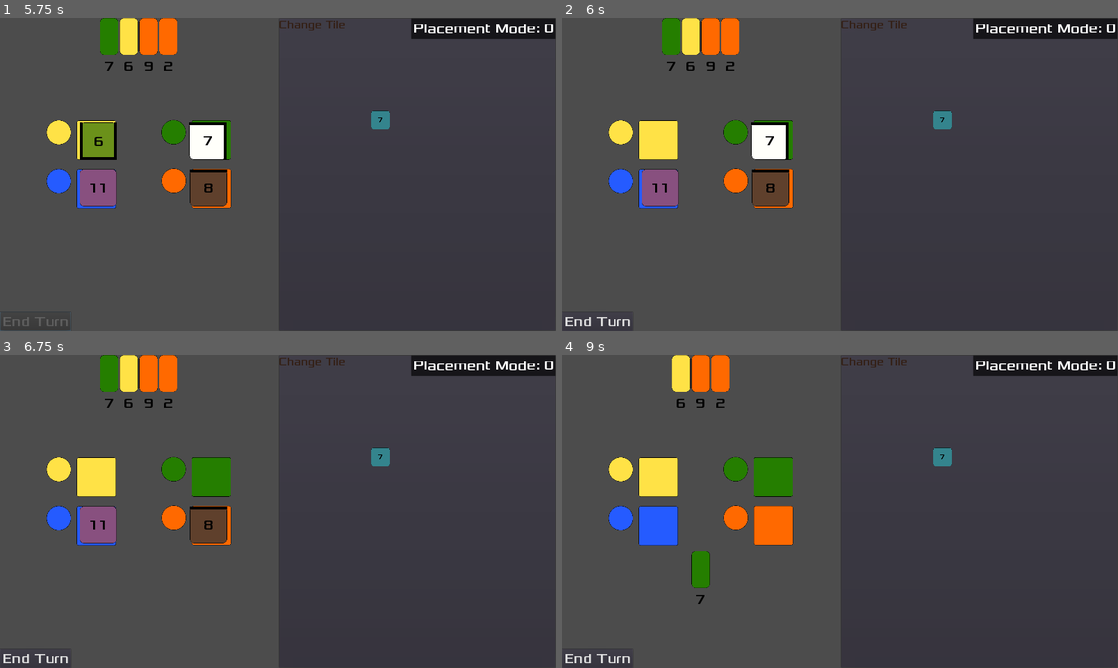
Above: before the commit, frames 1-4 (two rows, left to right).
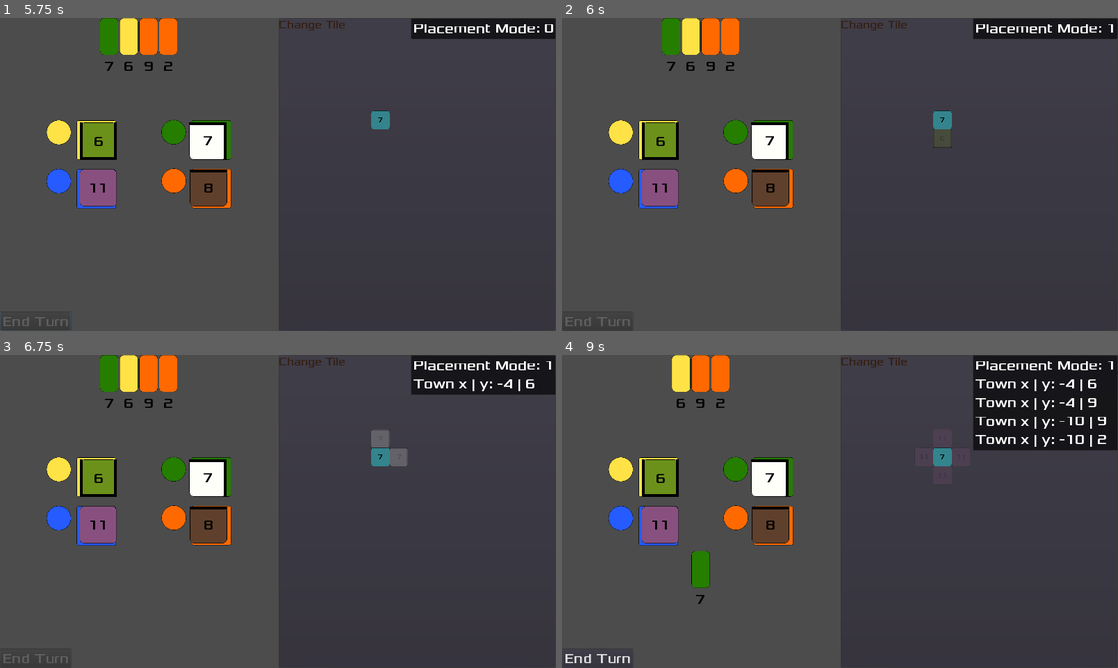
Above: after the commit, the same moments.

Repository: Structed/alcaramba
Game: Godot game, scene res://Drawable/MainMenu/MainMenu.tscn
The game is run twice, just before and just after one commit, with the same random seed, the same clock (stepped at 60 frames per second) and the same inputs.
Inputs (mouse positions are in pixels of both pictures, inside the frame that each line leads up to):
- Up to frame 1 (5.75 s): click "New Game" at 0.5 s; click "Start Game" at 1.25 s; click (100, 140) at 2 s; click (205, 140) at 2.75 s; click (211, 187) at 3.5 s; click (100, 187) at 4.25 s; click "End Turn" at 5 s
- Up to frame 2 (6 s): click "6" at 5.75 s
- Up to frame 3 (6.75 s): click "7" at 6.5 s
- Up to frame 4 (9 s): click "8" at 7.25 s; click "11" at 8 s; click "7" at 8.75 s

Frame 1 is identical in both runs. In frame 2, 1.0% of the frame differs, in the area x 0-100%, y 2-99%; in frame 3, 3.6%; in frame 4, 9.3%, in the area x 14-100%, y 2-61%.
Error after the commit: Invalid get index '_id' (on base: 'Nil'). (res://Drawable/Town/Town.gd:213)

Commit message:
Implemented placing tiel from market to town

Diff:
--- a/src/alcaramba/Drawable/Game/Game.gd
+++ b/src/alcaramba/Drawable/Game/Game.gd
@@ -1,8 +1,29 @@
 extends Node
+
+onready var _town = get_node("%Town")
+
+var _selected_tile: TileCardDrawable
 
 # Called when the node enters the scene tree for the first time.
 func _ready():
 
 	OverlayDebugInfo.set_horizontal_align_right()
 	OverlayDebugInfo.set_vertical_align_top()
-	pass
+
+
+	$Market.get_node("TileMarket").connect("tile_card_selected", self, "_on_tile_card_selected")
+
+
+func _on_tile_card_selected(card_node: TileCardDrawable):
+	_selected_tile = card_node
+	if _town.is_connected("tile_placed", self, "_on_tile_placed"):
+		_town.disconnect("tile_placed", self, "_on_tile_placed")
+	_town.connect("tile_placed", self, "_on_tile_placed")
+	_town.receive_tile(card_node)
+	$Market.self_modulate.a = 0.5
+
+
+func _on_tile_placed(card_node: TileCard):
+	Global.active_player.tile_cards_yard.add_card(card_node)
+	_selected_tile._card_info = null
+	_selected_tile.visible = false
--- a/src/alcaramba/Drawable/Game/Game.tscn
+++ b/src/alcaramba/Drawable/Game/Game.tscn
@@ -15,11 +15,12 @@
 margin_right = 958.0
 margin_bottom = 1080.0
 
-[node name="PanelContainer" type="PanelContainer" parent="."]
+[node name="TownPanelContainer" type="PanelContainer" parent="."]
 margin_left = 962.0
 margin_right = 1920.0
 margin_bottom = 1080.0
 size_flags_horizontal = 3
 size_flags_vertical = 3
 
-[node name="TileMap" parent="PanelContainer" instance=ExtResource( 3 )]
+[node name="Town" parent="TownPanelContainer" instance=ExtResource( 3 )]
+unique_name_in_owner = true
--- a/src/alcaramba/Drawable/Market/TileMarket.gd
+++ b/src/alcaramba/Drawable/Market/TileMarket.gd
@@ -2,6 +2,9 @@
 
 
 const MAX_TILE_MARKET_CARDS = 4
+
+# Receives a `TileCardDrawable`
+signal tile_card_selected
 
 var tile_card_scene = preload("res://Drawable/Card/TileCardDrawable.tscn")
 
@@ -49,6 +52,4 @@
 
 
 func _on_TileCard_pressed(card_node: TileCardDrawable):
-	Global.active_player.tile_cards_yard.add_card(card_node._card_info)
-	card_node._card_info = null
-	card_node.visible = false
+	emit_signal("tile_card_selected", card_node)
--- a/src/alcaramba/Drawable/Town/Town.gd
+++ b/src/alcaramba/Drawable/Town/Town.gd
@@ -1,4 +1,7 @@
 extends TileMap
+
+# Receives a TileCard
+signal tile_placed
 
 var _stack_tiles: TileCardCollection = TileCardCollection.new() # complete stack for tile info
 var _town_tiles: TileCardCollection = TileCardCollection.new() # stack for acually placed tiles
@@ -6,6 +9,7 @@
 var _current_tile: TileCard = TileCard.new(_starting_tile_id, 0, TileCard.TileType.START, TileCard.WALL_SIDE_NONE)
 var _max_size = [10, 10]
 var _placement_mode : int = 0 setget _placement_mode_set # 0 = no placement, 1 = place tile, 2 = remove tile
+
 onready var _tilemap_overlay = get_node("%TileMap_valid_overlay")
 
 var tile_card_scene = preload("res://Drawable/Card/TileCardDrawable.tscn")
@@ -77,6 +81,7 @@
 	# if is_placement_valid(x,y,tile.get_id()):
 	set_cell(x, y, tile.get_id())
 	_town_tiles.add_card(tile)
+	emit_signal("tile_placed", tile)
 
 func remove_tile(x: int, y: int) -> int:
 	var tile_id = get_cell(x, y)
@@ -201,9 +206,9 @@
 
 
 # should be called when tile is selected in market
-func receive_tile(tile: TileCard):
-	_stack_tiles.add_card(tile)
-	_current_tile = tile
+func receive_tile(tile: TileCardDrawable):
+#	_stack_tiles.add_card(tile._card_info)
+	_current_tile = tile._card_info
 
 	update_overlay(_get_border(), _current_tile._id)
 	self._placement_mode = 1
